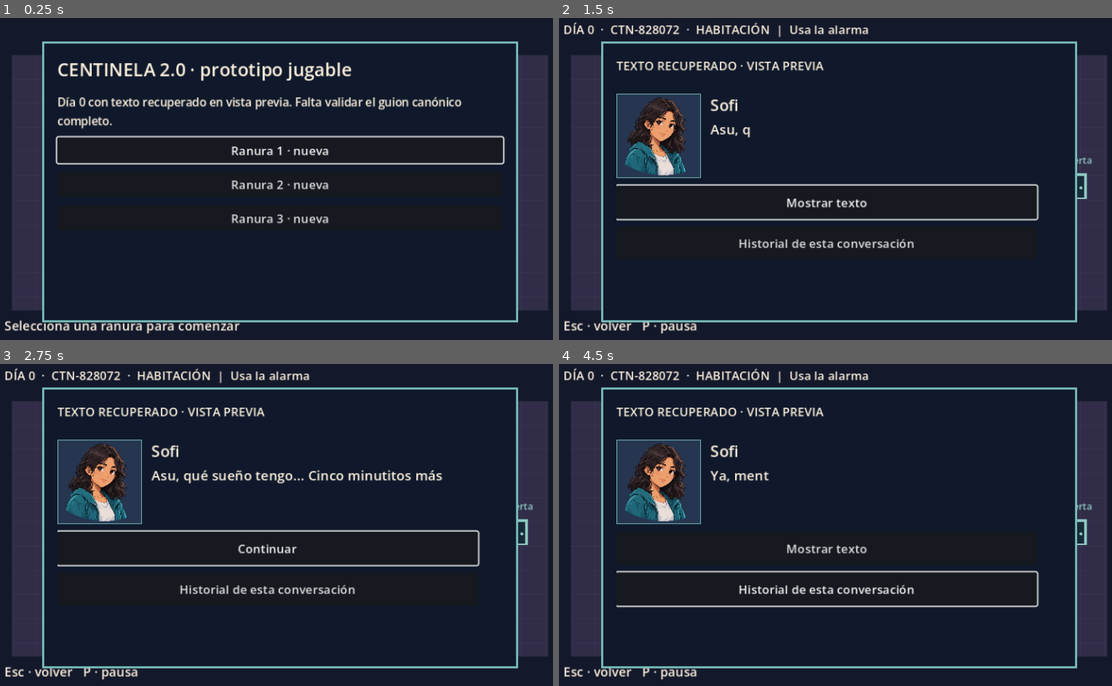
Above: before the commit, frames 1-4 (two rows, left to right).
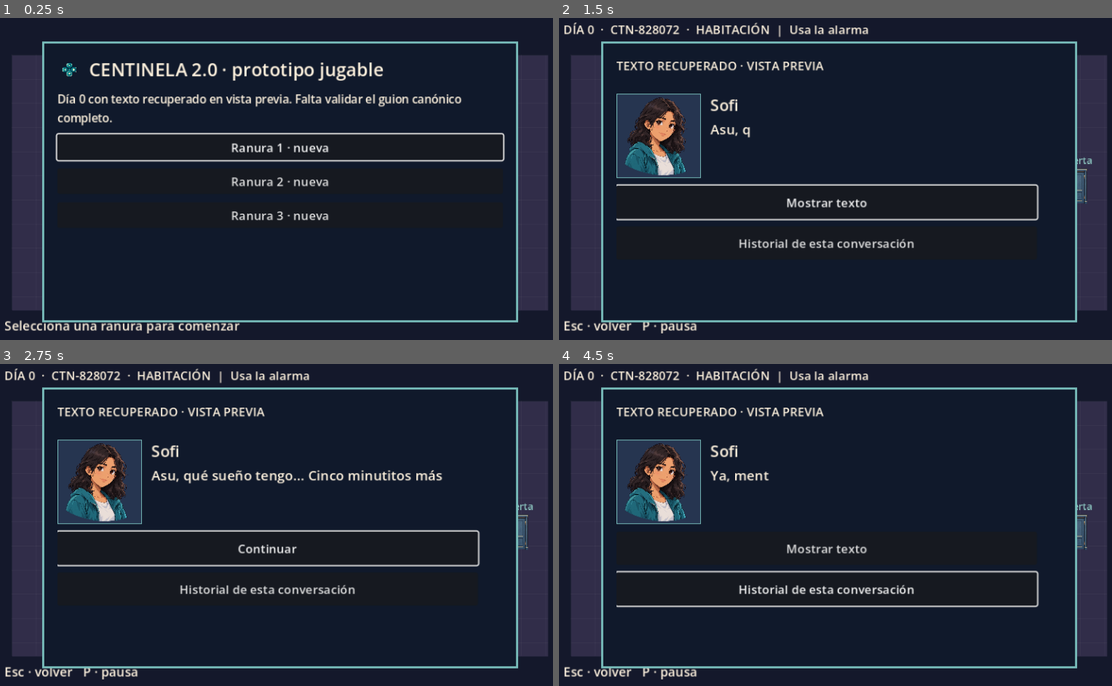
Above: after the commit, the same moments.

Repository: SmashALV/Centinela
Game: Godot game, scene res://scenes/Main.tscn
Two runs of this game, one before a commit and one after it. Both use one fixed random seed, a clock stepped at 60 frames per second and the inputs below.
Inputs (mouse positions are in pixels of both pictures, inside the frame that each line leads up to):
- Up to frame 1 (0.25 s): no input
- Up to frame 2 (1.5 s): click "Ranura 1 · nueva" at 0.5 s; click "Continuar" at 1.25 s
- Up to frame 3 (2.75 s): click "Mostrar texto" at 2 s
- Up to frame 4 (4.5 s): click "Historial de esta conversación" at 2.75 s; click "Volver al diálogo" at 3.5 s; tap Enter at 4.25 s; move the mouse to (968, 512) at 4.27 s; hold D (move_right) from 4.28 s (still down); hold Tab (objective) from 4.28 s (still down); click (968, 512) at 4.42 s

The runs differ from the first frame. In frame 1, 6.8% of the frame differs, in the area x 10-92%, y 13-64%; in frame 2, 0.2%; in frame 3, 0.2%; in frame 4, 0.2%.

Commit message:
Generate and integrate gameplay sprites

Diff:
--- a/project.godot
+++ b/project.godot
@@ -11,7 +11,7 @@
 [application]
 
 config/name="Centinela 2.0"
-config/version="0.21.0-preview"
+config/version="0.22.0-preview"
 run/main_scene="res://scenes/Main.tscn"
 config/features=PackedStringArray("4.7", "GL Compatibility")
 config/icon="res://icon.svg"
--- a/scripts/Main.gd
+++ b/scripts/Main.gd
@@ -12,6 +12,12 @@
 	"Bruno": "res://assets/portraits/bruno_neutral.png",
 	"Camila": "res://assets/portraits/camila_neutral.png",
 	"Sebas": "res://assets/portraits/sebas_neutral.png"
+}
+const UI_ICONS := {
+	"phone": preload("res://assets/ui/phone.png"),
+	"objective": preload("res://assets/ui/objective.png"),
+	"pause": preload("res://assets/ui/pause.png"),
+	"controls": preload("res://assets/ui/controls.png")
 }
 
 var world: Node2D
@@ -243,6 +249,22 @@
 	label.add_theme_color_override("font_color", Color("fff3df"))
 	modal_box.add_child(label)
 
+func _modal_heading(value: String, icon_key: String, size: int = 23) -> void:
+	var row := HBoxContainer.new()
+	row.add_theme_constant_override("separation", 10)
+	modal_box.add_child(row)
+	var icon := TextureRect.new()
+	icon.texture = UI_ICONS[icon_key]
+	icon.custom_minimum_size = Vector2(32, 32)
+	icon.expand_mode = TextureRect.EXPAND_IGNORE_SIZE
+	icon.stretch_mode = TextureRect.STRETCH_KEEP_ASPECT_CENTERED
+	row.add_child(icon)
+	var label := Label.new()
+	label.text = value
+	label.add_theme_font_size_override("font_size", _scaled_text_size(size))
+	label.add_theme_color_override("font_color", Color("fff3df"))
+	row.add_child(label)
+
 func _button(value: String, callback: Callable) -> Button:
 	var button := Button.new()
 	button.text = value
@@ -259,7 +281,7 @@
 	pending_choice.clear()
 	modal_kind = "menu"
 	_clear_modal()
-	_modal_text("CENTINELA 2.0 · prototipo jugable", 24)
+	_modal_heading("CENTINELA 2.0 · prototipo jugable", "controls", 24)
 	_modal_text("Día 0 con texto recuperado en vista previa. Falta validar el guion canónico completo.", 15)
 	var buttons: Array[Button] = []
 	for i in range(1, 4):
@@ -519,7 +541,7 @@
 func _render_phone() -> void:
 	modal_kind = "phone"
 	_clear_modal()
-	_modal_text("CELULAR · chats y contactos", 23)
+	_modal_heading("CELULAR · chats y contactos", "phone")
 	var body := _preview_content()
 	if GameState.phone_messages.is_empty():
 		_preview_text(body, "No hay mensajes guardados. La conversación recuperada del Día 0 aparece al usar la computadora.", 16)
@@ -540,7 +562,7 @@
 func _render_objective() -> void:
 	modal_kind = "objective"
 	_clear_modal()
-	_modal_text("OBJETIVO", 23)
+	_modal_heading("OBJETIVO", "objective")
 	_modal_text(_objective_text(), 19)
 	_button("Pista", _advance_hint)
 	_button("Cerrar", _close_modal)
@@ -569,7 +591,7 @@
 func _render_pause() -> void:
 	modal_kind = "pause"
 	_clear_modal()
-	_modal_text("PAUSA · " + GameState.code, 23)
+	_modal_heading("PAUSA · " + GameState.code, "pause")
 	var body := _preview_content()
 	_preview_text(body, SyncManager.status_label(), 15)
 	if SyncManager.configured:
--- a/scripts/World.gd
+++ b/scripts/World.gd
@@ -17,6 +17,28 @@
 	"draft_d3": "res://assets/world/tiles/day3_corridor_floor.png",
 	"draft_d4": "res://assets/world/tiles/day4_courtyard_paving.png"
 }
+const CHARACTER_SHEETS := {
+	"Sofi": preload("res://assets/characters/sofi_directions.png"),
+	"Mateo": preload("res://assets/characters/mateo_directions.png"),
+	"Bruno": preload("res://assets/characters/bruno_directions.png"),
+	"Camila": preload("res://assets/characters/camila_directions.png"),
+	"Sebas": preload("res://assets/characters/sebas_directions.png")
+}
+const OBJECT_SPRITES := {
+	"alarm": preload("res://assets/objects/alarm.png"),
+	"backpack": preload("res://assets/objects/backpack.png"),
+	"desk": preload("res://assets/objects/desk.png"),
+	"photo": preload("res://assets/objects/photo.png"),
+	"door": preload("res://assets/objects/door.png"),
+	"exit": preload("res://assets/objects/door.png"),
+	"pc": preload("res://assets/objects/pc.png")
+}
+const OBJECT_SIZES := {
+	"alarm": Vector2(46, 38), "backpack": Vector2(52, 52),
+	"desk": Vector2(80, 62), "photo": Vector2(48, 44),
+	"door": Vector2(70, 78), "exit": Vector2(70, 78),
+	"pc": Vector2(90, 66)
+}
 const DRAFT_BLOCKS := {
 	"draft_d1": [[30, 56, 708, 123], [30, 178, 130, 42], [30, 215, 99, 150], [681, 205, 57, 165]],
 	"draft_d2": [[30, 56, 375, 124], [30, 180, 154, 64], [530, 125, 35, 60], [434, 197, 68, 28], [30, 345, 142, 49], [620, 346, 118, 48]],
@@ -37,6 +59,7 @@
 
 var scene_key: String = "bedroom"
 var player_pos: Vector2 = Vector2(384, 280)
+var player_facing: String = "down"
 var enabled: bool = true
 var nearby: String = ""
 var objects: Dictionary = {}
@@ -72,7 +95,8 @@
 	add_child(player_body)
 
 func _ready() -> void:
-	texture_filter = CanvasItem.TEXTURE_FILTER_LINEAR
+	texture_filter = CanvasItem.TEXTURE_FILTER_NEAREST
+	map_sprite.texture_filter = CanvasItem.TEXTURE_FILTER_LINEAR
 
 func configure(key: String, position: Vector2) -> void:
 	scene_key = key
@@ -148,6 +172,11 @@
 		player_body.velocity = Vector2.ZERO
 		return
 	var direction := Input.get_vector("move_left", "move_right", "move_up", "move_down")
+	if direction != Vector2.ZERO:
+		if absf(direction.x) > absf(direction.y):
+			player_facing = "right" if direction.x > 0.0 else "left"
+		else:
+			player_facing = "down" if direction.y > 0.0 else "up"
 	if is_inside_tree():
 		player_body.velocity = direction * SPEED
 		player_body.move_and_slide()
@@ -249,15 +278,14 @@
 		_draw_object(key, pos, active)
 	if scene_key == "courtyard":
 		for friend in FRIENDS:
-			_draw_character(Vector2(objects.friends) + friend.offset, str(friend.name),
-				Color(friend.jacket), Color(friend.skin), str(friend.style))
+			_draw_character(Vector2(objects.friends) + friend.offset, str(friend.name), "down", true)
 	elif scene_key.begins_with("draft_d"):
-		_draw_character(objects.mateo, "Mateo", Color("2f568c"), Color("dc9f71"), "curly")
+		_draw_character(objects.mateo, "Mateo")
 		if scene_key == "draft_d1":
-			_draw_character(Vector2(330, 245), "Camila", Color("d9696a"), Color("dfa47b"), "ponytail")
-			_draw_character(Vector2(260, 250), "Bruno", Color("87334d"), Color("c98b61"), "glasses")
-			_draw_character(Vector2(400, 250), "Sebas", Color("e2ad36"), Color("e4ae80"), "spiky")
-	_draw_character(player_pos, "Sofi", Color("258999"), Color("e2a477"), "long_hair")
+			_draw_character(Vector2(330, 245), "Camila")
+			_draw_character(Vector2(260, 250), "Bruno")
+			_draw_character(Vector2(400, 250), "Sebas")
+	_draw_character(player_pos, "Sofi", player_facing)
 
 func _draw_draft_caption() -> void:
 	var caption: String = str({"draft_d1": "DÍA 1 · LOBBY", "draft_d2": "DÍA 2 · EXTERIOR DEL COLEGIO", "draft_d3": "DÍA 3 · PASILLO", "draft_d4": "DÍA 4 · PATIO"}.get(scene_key, ""))
@@ -275,41 +303,11 @@
 
 func _draw_object(key: String, pos: Vector2, active: bool) -> void:
 	var color := Color("f5d479") if active else Color("8ec9c2")
-	var dark := Color("182a38")
 	if key == objective_target():
 		draw_arc(pos, 27, 0, TAU, 24, Color("f5d479"), 2.0)
 		_draw_objective_marker(pos + Vector2(0, 32))
-	match key:
-		"alarm":
-			draw_rect(Rect2(pos + Vector2(-14, -10), Vector2(28, 21)), color)
-			draw_rect(Rect2(pos + Vector2(-10, -6), Vector2(20, 13)), dark)
-			draw_circle(pos + Vector2(-11, -13), 4, color)
-			draw_circle(pos + Vector2(11, -13), 4, color)
-			draw_string(ThemeDB.fallback_font, pos + Vector2(-8, 4), "7:00", HORIZONTAL_ALIGNMENT_LEFT, -1, 8, Color.WHITE)
-		"backpack":
-			draw_arc(pos + Vector2(0, -8), 8, PI, TAU, 12, color, 3.0)
-			draw_rect(Rect2(pos + Vector2(-13, -10), Vector2(26, 25)), color)
-			draw_rect(Rect2(pos + Vector2(-9, 4), Vector2(18, 8)), dark)
-		"desk":
-			draw_rect(Rect2(pos + Vector2(-18, -5), Vector2(36, 7)), color)
-			draw_rect(Rect2(pos + Vector2(-15, 2), Vector2(4, 15)), color)
-			draw_rect(Rect2(pos + Vector2(11, 2), Vector2(4, 15)), color)
-			draw_rect(Rect2(pos + Vector2(-9, -14), Vector2(17, 9)), dark)
-		"photo":
-			draw_rect(Rect2(pos + Vector2(-14, -13), Vector2(28, 26)), color)
-			draw_rect(Rect2(pos + Vector2(-10, -9), Vector2(20, 18)), dark)
-			draw_circle(pos + Vector2(5, -4), 3, color)
-			draw_line(pos + Vector2(-9, 8), pos + Vector2(-2, 0), color, 2.0)
-			draw_line(pos + Vector2(-2, 0), pos + Vector2(9, 8), color, 2.0)
-		"door", "exit":
-			draw_rect(Rect2(pos + Vector2(-13, -18), Vector2(26, 35)), color)
-			draw_rect(Rect2(pos + Vector2(-9, -14), Vector2(18, 29)), dark)
-			draw_circle(pos + Vector2(5, 2), 2, color)
-		"pc":
-			draw_rect(Rect2(pos + Vector2(-18, -16), Vector2(36, 25)), color)
-			draw_rect(Rect2(pos + Vector2(-14, -12), Vector2(28, 17)), dark)
-			draw_rect(Rect2(pos + Vector2(-2, 9), Vector2(4, 7)), color)
-			draw_line(pos + Vector2(-12, 17), pos + Vector2(12, 17), color, 3.0)
+	var sprite_size: Vector2 = OBJECT_SIZES[key]
+	draw_texture_rect(OBJECT_SPRITES[key], Rect2(pos - sprite_size * 0.5, sprite_size), false)
 	if key in ["alarm", "backpack"] and GameState.flags.get(key, false):
 		draw_circle(pos + Vector2(19, -14), 7, Color("54b67c"))
 		draw_line(pos + Vector2(16, -14), pos + Vector2(19, -11), Color.WHITE, 2.0)
@@ -317,36 +315,26 @@
 	draw_string(ThemeDB.fallback_font, pos + Vector2(-41, -30), target_label(key),
 		HORIZONTAL_ALIGNMENT_CENTER, 82, 12, color)
 
-func _draw_character(pos: Vector2, actor_name: String, jacket: Color, skin: Color, style: String) -> void:
-	var hair := Color("302b38")
-	draw_circle(pos + Vector2(0, 11), 13, Color(0, 0, 0, 0.26))
-	draw_rect(Rect2(pos + Vector2(-10, 1), Vector2(20, 16)), jacket)
-	draw_rect(Rect2(pos + Vector2(-3, 3), Vector2(6, 12)), Color("e8e2d6"))
-	if style == "ponytail":
-		draw_circle(pos + Vector2(11, -11), 6, hair)
-	elif style == "long_hair":
-		draw_circle(pos + Vector2(-8, -3), 6, hair)
-		draw_circle(pos + Vector2(8, -3), 6, hair)
-	draw_circle(pos + Vector2(0, -7), 9, hair)
-	draw_circle(pos + Vector2(0, -5), 7, skin)
-	match style:
-		"curly":
-			for dx in [-6.0, 0.0, 6.0]:
-				draw_circle(pos + Vector2(dx, -12), 3, hair)
-		"glasses":
-			draw_rect(Rect2(pos + Vector2(-6, -8), Vector2(5, 4)), Color.WHITE, false, 1.0)
-			draw_rect(Rect2(pos + Vector2(1, -8), Vector2(5, 4)), Color.WHITE, false, 1.0)
-			draw_line(pos + Vector2(-1, -6), pos + Vector2(1, -6), Color.WHITE, 1.0)
-		"ponytail":
-			draw_arc(pos + Vector2(0, -8), 8, PI, TAU, 8, hair, 3.0)
-		"spiky":
-			draw_colored_polygon(PackedVector2Array([
-			pos + Vector2(-8, -11), pos + Vector2(-6, -18), pos + Vector2(-2, -13),
-			pos + Vector2(2, -19), pos + Vector2(5, -13), pos + Vector2(9, -16),
-			pos + Vector2(8, -9)
-		]), hair)
-		"long_hair":
-			draw_arc(pos + Vector2(0, -5), 8, PI, TAU, 8, hair, 3.0)
-	draw_rect(Rect2(pos + Vector2(-24, -37), Vector2(70, 17)), Color("10192b", 0.78))
-	draw_string(ThemeDB.fallback_font, pos + Vector2(-19, -23), actor_name,
-		HORIZONTAL_ALIGNMENT_LEFT, -1, 11, Color.WHITE)
+func _draw_character(pos: Vector2, actor_name: String, facing: String = "down", compact_label: bool = false) -> void:
+	var texture: Texture2D = CHARACTER_SHEETS[actor_name]
+	var half: Vector2 = texture.get_size() * 0.5
+	var cell := Vector2.ZERO
+	match facing:
+		"up": cell = Vector2(1, 0)
+		"left": cell = Vector2(0, 1)
+		"right": cell = Vector2(1, 1)
+	draw_circle(pos + Vector2(0, 13), 11, Color(0, 0, 0, 0.22))
+	draw_texture_rect_region(texture, Rect2(pos + Vector2(-23, -25), Vector2(46, 46)),
+		Rect2(cell * half, half))
+	if compact_label:
+		draw_rect(Rect2(pos + Vector2(-22, -47), Vector2(44, 15)), Color("10192b", 0.78))
+		draw_string(ThemeDB.fallback_font, pos + Vector2(-22, -35), actor_name,
+			HORIZONTAL_ALIGNMENT_CENTER, 44, 9, Color.WHITE)
+	elif scene_key == "courtyard" and actor_name == "Sofi":
+		draw_rect(Rect2(pos + Vector2(-23, 21), Vector2(46, 15)), Color("10192b", 0.78))
+		draw_string(ThemeDB.fallback_font, pos + Vector2(-23, 33), actor_name,
+			HORIZONTAL_ALIGNMENT_CENTER, 46, 10, Color.WHITE)
+	else:
+		draw_rect(Rect2(pos + Vector2(-24, -47), Vector2(70, 17)), Color("10192b", 0.78))
+		draw_string(ThemeDB.fallback_font, pos + Vector2(-19, -33), actor_name,
+			HORIZONTAL_ALIGNMENT_LEFT, -1, 11, Color.WHITE)
--- a/scripts/moba/MOBAArena.gd
+++ b/scripts/moba/MOBAArena.gd
@@ -10,6 +10,19 @@
 	"Mateo": "2f568c", "Bruno": "87334d", "Sofi": "258999",
 	"Camila": "d9696a", "Sebas": "e2ad36"
 }
+const HERO_SHEETS := {
+	"Atacante": preload("res://assets/moba/heroes/attacker_directions.png"),
+	"Defensor": preload("res://assets/moba/heroes/defender_directions.png"),
+	"Soporte": preload("res://assets/moba/heroes/support_directions.png")
+}
+const TOWER_SPRITE := preload("res://assets/moba/structures/tower.png")
+const BASE_SPRITE := preload("res://assets/moba/structures/base.png")
+const RUIN_SPRITE := preload("res://assets/moba/structures/ruin.png")
+const BARRIER_SPRITE := preload("res://assets/moba/terrain/barrier_2x4.png")
+const PROJECTILE_SPRITE := preload("res://assets/moba/effects/projectile.png")
+const ATTACK_Q_SPRITE := preload("res://assets/moba/effects/attack_q.png")
+const SHIELD_Q_SPRITE := preload("res://assets/moba/effects/shield_q.png")
+const SUPPORT_Q_SPRITE := preload("res://assets/moba/effects/support_q.png")
 const TILE_SIZE := 32
 const MAP_CELLS := Vector2i(36, 20)
 const STATIC_OBSTACLES := [Rect2i(17, 8, 2, 4)]
@@ -47,6 +60,7 @@
 var window_check_elapsed := 0.0
 
 func _ready() -> void:
+	texture_filter = CanvasItem.TEXTURE_FILTER_NEAREST
 	SaveManager.lock_lost.connect(_on_lock_lost)
 	_create_entities()
 	camera = Camera2D.new()
@@ -243,6 +257,7 @@
 	return {"name": name, "side": side, "pos": pos, "hp": 80.0, "shield": 0.0,
 		"shields": [], "dead_until": 0.0, "immune_until": 0.0,
 		"last_combat": 0.0, "attack_cd": 0.0, "hero_class": "Atacante",
+		"facing": "right" if side == 0 else "left",
 		"buff_until": 0.0, "q_cd": 0.0, "retreating": false,
 		"nav_path": PackedVector2Array(), "nav_index": 0, "nav_goal": Vector2i(-1, -1), "nav_until": 0.0}
 
@@ -309,6 +324,8 @@
 	if hero.hp <= 0:
 		return
 	var direction := Input.get_vector("move_left", "move_right", "move_up", "move_down")
+	if direction != Vector2.ZERO:
+		hero.facing = _facing_from_motion(direction)
 	var speed := HERO_SPEED * (1.25 if hero.buff_until > elapsed else 1.0)
 	hero.pos = _sweep_move(hero.pos, direction * speed * delta)
 	heroes[player_index] = hero
@@ -356,8 +373,16 @@
 			hero.nav_index += 1
 		waypoint = hero.nav_path[hero.nav_index]
 	var speed := HERO_SPEED * (1.25 if hero.buff_until > elapsed else 1.0)
-	hero.pos = _sweep_move(hero.pos, hero.pos.direction_to(waypoint) * speed * delta)
+	var motion: Vector2 = hero.pos.direction_to(waypoint) * speed * delta
+	if motion.length_squared() > 0.0:
+		hero.facing = _facing_from_motion(motion)
+	hero.pos = _sweep_move(hero.pos, motion)
 	return hero
+
+func _facing_from_motion(motion: Vector2) -> String:
+	if absf(motion.x) > absf(motion.y):
+		return "right" if motion.x > 0.0 else "left"
+	return "down" if motion.y > 0.0 else "up"
 
 func _shot(pos: Vector2, direction: Vector2, side: int, damage: float, speed: float, distance: float, piercing: bool, tower: bool) -> Dictionary:
 	return {"pos": pos, "dir": direction, "side": side, "damage": damage, "speed": speed,
@@ -717,26 +742,30 @@
 		draw_line(Vector2(0, y), Vector2(1152, y), Color(1, 1, 1, 0.05))
 	for obstacle in STATIC_OBSTACLES:
 		var rect := Rect2(Vector2(obstacle.position * TILE_SIZE), Vector2(obstacle.size * TILE_SIZE))
-		draw_rect(rect, Color("4d535b"))
-		draw_rect(rect.grow(-4.0), Color("70757b"), false, 2.0)
+		draw_texture_rect_region(BARRIER_SPRITE, rect, Rect2(245, 100, 410, 1450))
 	for building in buildings:
 		if building.tier < 2 and building.hp <= 0:
 			var ruin := _ruin_cells(building)
-			draw_rect(Rect2(Vector2(ruin.position * TILE_SIZE), Vector2(ruin.size * TILE_SIZE)), Color("5d625d"))
+			draw_texture_rect(RUIN_SPRITE, Rect2(Vector2(ruin.position * TILE_SIZE), Vector2(ruin.size * TILE_SIZE)), false)
 			continue
-		var color: Color = COLORS[building.side]
+		var width := 32 if building.tier == 2 else 24
+		var structure_texture: Texture2D = BASE_SPRITE if building.tier == 2 else TOWER_SPRITE
 		if building.hp <= 0:
-			color = Color("5d625d")
-		var width := 32 if building.tier == 2 else 24
-		draw_rect(Rect2(building.pos - Vector2(width, width), Vector2(width * 2, width * 2)), color)
+			structure_texture = RUIN_SPRITE
+		draw_texture_rect(structure_texture, Rect2(building.pos - Vector2(width, width), Vector2(width * 2, width * 2)), false)
+		draw_arc(building.pos, float(width), 0, TAU, 24, COLORS[building.side], 3.0)
 		var structure_name := "BASE" if building.tier == 2 else "T%d" % (building.tier + 1)
-		draw_string(ThemeDB.fallback_font, building.pos + Vector2(-width, 5), structure_name,
-			HORIZONTAL_ALIGNMENT_CENTER, width * 2, 13, Color("172534"))
+		draw_string(ThemeDB.fallback_font, building.pos + Vector2(-width, width + 11), structure_name,
+			HORIZONTAL_ALIGNMENT_CENTER, width * 2, 12, Color("fff3df"))
 		if building.hp > 0:
 			draw_rect(Rect2(building.pos + Vector2(-25, -width - 12), Vector2(50, 5)), Color("182a38"))
 			draw_rect(Rect2(building.pos + Vector2(-25, -width - 12), Vector2(50 * building.hp / building.max_hp, 5)), Color("d6e99f"))
 	for hero in heroes:
 		if hero.hp <= 0: continue
+		if hero.buff_until > elapsed:
+			draw_texture_rect(SUPPORT_Q_SPRITE, Rect2(hero.pos - Vector2(28, 28), Vector2(56, 56)), false, Color(1, 1, 1, 0.55))
+		if hero.shield > 0:
+			draw_texture_rect(SHIELD_Q_SPRITE, Rect2(hero.pos - Vector2(24, 24), Vector2(48, 48)), false, Color(1, 1, 1, 0.62))
 		_draw_hero_symbol(hero)
 		if hero.shield > 0:
 			draw_arc(hero.pos, 17, 0, TAU, 32, Color("82ddff"), 3.0)
@@ -747,40 +776,37 @@
 		if hero.name == "Sofi":
 			draw_arc(hero.pos, 29, 0, TAU, 32, Color.WHITE, 2.0)
 			_draw_player_marker(hero.pos)
-		draw_rect(Rect2(hero.pos + Vector2(-17, -24), Vector2(34, 4)), Color("182a38"))
-		draw_rect(Rect2(hero.pos + Vector2(-17, -24), Vector2(34 * hero.hp / 80.0, 4)), Color("d6e99f"))
-		draw_string(ThemeDB.fallback_font, hero.pos + Vector2(-25, 29), hero.name, HORIZONTAL_ALIGNMENT_LEFT, -1, 11, Color.WHITE)
+		draw_rect(Rect2(hero.pos + Vector2(-17, -32), Vector2(34, 4)), Color("182a38"))
+		draw_rect(Rect2(hero.pos + Vector2(-17, -32), Vector2(34 * hero.hp / 80.0, 4)), Color("d6e99f"))
+		var name_offset := Vector2(22, 4) if hero.side == 0 else Vector2(-70, 4)
+		draw_string(ThemeDB.fallback_font, hero.pos + name_offset, hero.name, HORIZONTAL_ALIGNMENT_LEFT, -1, 10, Color.WHITE)
 	for shot in shots:
-		draw_circle(shot.pos, 5, Color("fff0a6") if shot.side == 0 else Color("ffa6b2"))
+		draw_circle(shot.pos, 6, Color("fff0a6") if shot.side == 0 else Color("ffa6b2"))
+		var effect: Texture2D = ATTACK_Q_SPRITE if shot.piercing else PROJECTILE_SPRITE
+		var effect_size := 28.0 if shot.piercing else 20.0
+		draw_texture_rect(effect, Rect2(shot.pos - Vector2.ONE * effect_size * 0.5, Vector2.ONE * effect_size), false)
 
 func _draw_player_marker(pos: Vector2) -> void:
 	draw_colored_polygon(PackedVector2Array([
-		pos + Vector2(-5, -37), pos + Vector2(5, -37), pos + Vector2(0, -30)
+		pos + Vector2(-5, -47), pos + Vector2(5, -47), pos + Vector2(0, -39)
 	]), Color("fff3df"))
 
 func _draw_hero_symbol(hero: Dictionary) -> void:
 	var position: Vector2 = hero.pos
-	var color: Color = COLORS[hero.side]
-	match hero.hero_class:
-		"Atacante":
-			var facing := 1.0 if hero.side == 0 else -1.0
-			draw_colored_polygon(PackedVector2Array([
-				position + Vector2(-10.0 * facing, -12.0),
-				position + Vector2(12.0 * facing, 0),
-				position + Vector2(-10.0 * facing, 12.0)
-			]), color)
-		"Defensor":
-			draw_rect(Rect2(position - Vector2(11, 11), Vector2(22, 22)), color)
-		"Soporte":
-			draw_colored_polygon(PackedVector2Array([
-				position + Vector2(0, -13), position + Vector2(13, 0),
-				position + Vector2(0, 13), position + Vector2(-13, 0)
-			]), color)
-		_:
-			draw_circle(position, 13, color)
+	var texture: Texture2D = HERO_SHEETS.get(hero.hero_class, HERO_SHEETS["Atacante"])
+	var half: Vector2 = texture.get_size() * 0.5
+	var cell := Vector2.ZERO
+	match str(hero.get("facing", "down")):
+		"up": cell = Vector2(1, 0)
+		"left": cell = Vector2(0, 1)
+		"right": cell = Vector2(1, 1)
+	draw_circle(position + Vector2(0, 15), 13, Color(0, 0, 0, 0.22))
+	draw_texture_rect_region(texture, Rect2(position + Vector2(-27, -32), Vector2(54, 54)),
+		Rect2(cell * half, half))
+	draw_arc(position, 16, 0, TAU, 24, COLORS[hero.side], 2.0)
 	if hero.side == 0:
-		draw_circle(position, 5, Color("fff3df"))
-		draw_circle(position, 3, Color(ALLY_ACCENTS.get(hero.name, "258999")))
+		draw_circle(position + Vector2(0, 21), 5, Color("fff3df"))
+		draw_circle(position + Vector2(0, 21), 3, Color(ALLY_ACCENTS.get(hero.name, "258999")))
 	else:
-		draw_line(position + Vector2(-4, -4), position + Vector2(4, 4), Color("172534"), 2.0)
-		draw_line(position + Vector2(4, -4), position + Vector2(-4, 4), Color("172534"), 2.0)
+		draw_line(position + Vector2(-4, 17), position + Vector2(4, 25), Color("dc827d"), 2.0)
+		draw_line(position + Vector2(4, 17), position + Vector2(-4, 25), Color("dc827d"), 2.0)
Binary file added: assets/characters/bruno_directions.png
Not shown, added: assets/characters/bruno_directions.png.import
Binary file added: assets/characters/camila_directions.png
Not shown, added: assets/characters/camila_directions.png.import
Binary file added: assets/characters/mateo_directions.png
Not shown, added: assets/characters/mateo_directions.png.import
Binary file added: assets/characters/sebas_directions.png
Not shown, added: assets/characters/sebas_directions.png.import
Binary file added: assets/characters/sofi_directions.png
Not shown, added: assets/characters/sofi_directions.png.import
Binary file added: assets/moba/effects/attack_q.png
Not shown, added: assets/moba/effects/attack_q.png.import
(and 42 more such lines)
